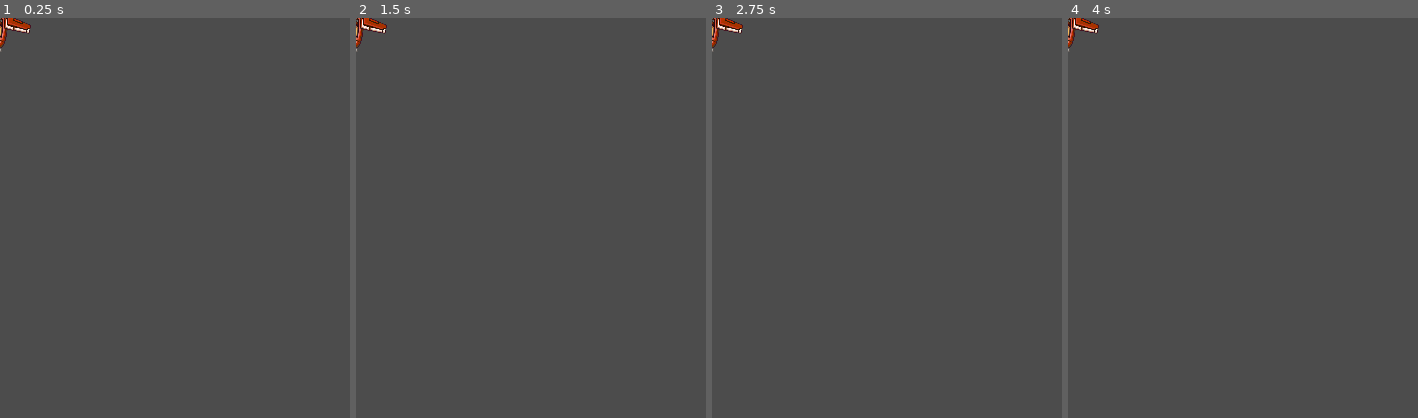
Above: before the commit, frames 1-4 (left to right).
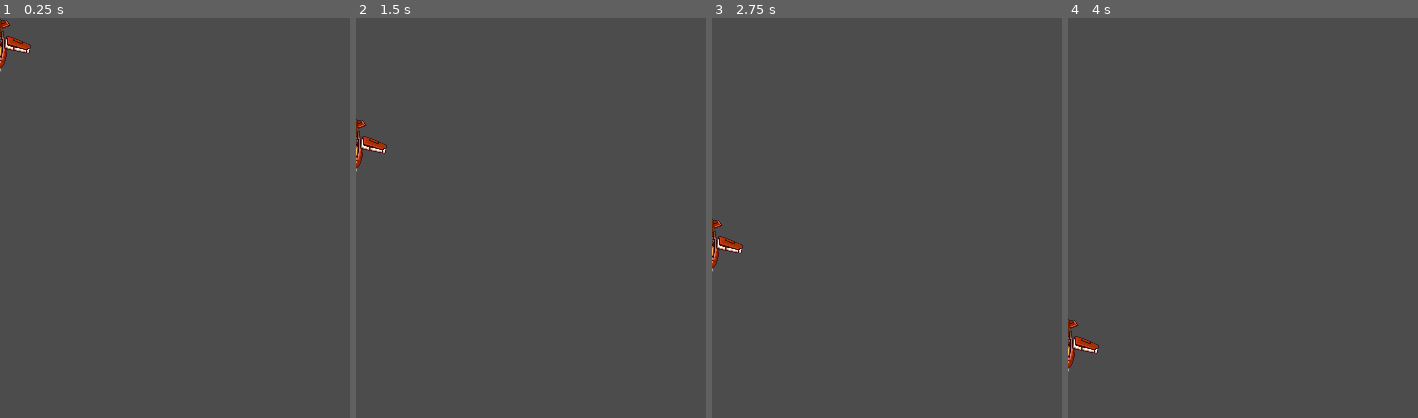
Above: after the commit, the same moments.

Repository: jdibble21/FP-Space-Odyssey
Game: Godot game, scene res://src/Standard_Enemies/StandardEnemyEasy.tscn
Same seed, same stepped clock (60 frames per second), same inputs: the game is played once before the commit and once after it. The project has no main scene, so this scene is started directly.
Inputs (mouse positions are % of the whole screen's width and height, from its top left):
- Up to frame 1 (0.25 s): no input
- Up to frame 2 (1.5 s): move the mouse to (72, 45) at 0.52 s; hold D (move_right) 0.53-1.28 s; click (72, 45) at 0.6 s; move the mouse to (30, 55) at 1.27 s; hold S (move_down) from 1.28 s (still down); click (30, 55) at 1.35 s
- Up to frame 3 (2.75 s): move the mouse to (60, 28) at 2.02 s; release S (move_down) at 2.03 s; hold D (move_right) from 2.03 s (still down); click (60, 28) at 2.1 s
- Up to frame 4 (4 s): tap Enter at 2.75 s; move the mouse to (45, 70) at 2.77 s; release D (move_right) at 2.78 s; hold W (move_up) 2.78-3.53 s; click (45, 70) at 2.85 s; tap Space at 3.5 s; move the mouse to (80, 65) at 3.52 s; hold A (move_left) from 3.53 s (still down); click (80, 65) at 3.6 s
The pictures show only the part of the screen within x 0-50%, y 0-50%; the shares and areas given below are measured in that part.

The runs differ from the first frame. In frame 1, 0.6% of the frame differs, in the area x 0-9%, y 0-14%; in frame 2, 0.7%, in the area x 0-9%, y 0-39%; in frame 3, 0.7%; in frame 4, 0.7%.

Commit message:
Start Enemy spawns

Diff:
--- /dev/null
+++ b/project/src/EnemyShipSpawnPath.gd
@@ -0,0 +1,16 @@
+extends Path2D
+
+
+# Declare member variables here. Examples:
+# var a = 2
+# var b = "text"
+
+
+# Called when the node enters the scene tree for the first time.
+func _ready():
+	pass # Replace with function body.
+
+
+# Called every frame. 'delta' is the elapsed time since the previous frame.
+#func _process(delta):
+#	pass
--- a/project/src/LevelOne.gd
+++ b/project/src/LevelOne.gd
@@ -3,6 +3,8 @@
 extends Node2D
 
 const SPEED := 4
+
+export (PackedScene) var EnemyShip
 
 onready var _background := $ParallaxBackground/ParallaxLayer
 
--- a/project/src/LevelOne.tscn
+++ b/project/src/LevelOne.tscn
@@ -1,8 +1,13 @@
-[gd_scene load_steps=4 format=2]
+[gd_scene load_steps=5 format=2]
 
 [ext_resource path="res://src/LevelOne.gd" type="Script" id=1]
 [ext_resource path="res://assets/PixelSpaceRage/PixelBackgroundSeamlessVertically.png" type="Texture" id=2]
 [ext_resource path="res://src/Player.tscn" type="PackedScene" id=3]
+
+[sub_resource type="Curve2D" id=1]
+_data = {
+"points": PoolVector2Array( 0, 0, 0, 0, 2.60663, -0.858612, 0, 0, 0, 0, 699.516, 0.165356, 0, 0, 0, 0, 672.425, -39.4386 )
+}
 
 [node name="LevelOne" type="Node2D"]
 script = ExtResource( 1 )
@@ -24,3 +29,10 @@
 scale = Vector2( 2.01388, 2.03633 )
 texture = ExtResource( 2 )
 centered = false
+
+[node name="EnemyShipSpawnPath" type="Path2D" parent="."]
+curve = SubResource( 1 )
+
+[node name="SpawnLocation" type="PathFollow2D" parent="EnemyShipSpawnPath"]
+position = Vector2( 2.60663, -0.858612 )
+rotation = 0.0014693
--- a/project/src/Standard_Enemies/StandardEnemyEasy.gd
+++ b/project/src/Standard_Enemies/StandardEnemyEasy.gd
@@ -1,16 +1,10 @@
 extends KinematicBody2D
 
-
-# Declare member variables here. Examples:
-# var a = 2
-# var b = "text"
-
+const SPEED := 80
 
 # Called when the node enters the scene tree for the first time.
 func _ready():
 	pass # Replace with function body.
 
-
-# Called every frame. 'delta' is the elapsed time since the previous frame.
-#func _process(delta):
-#	pass
+func _process(delta):
+	position += transform.y * SPEED * delta
